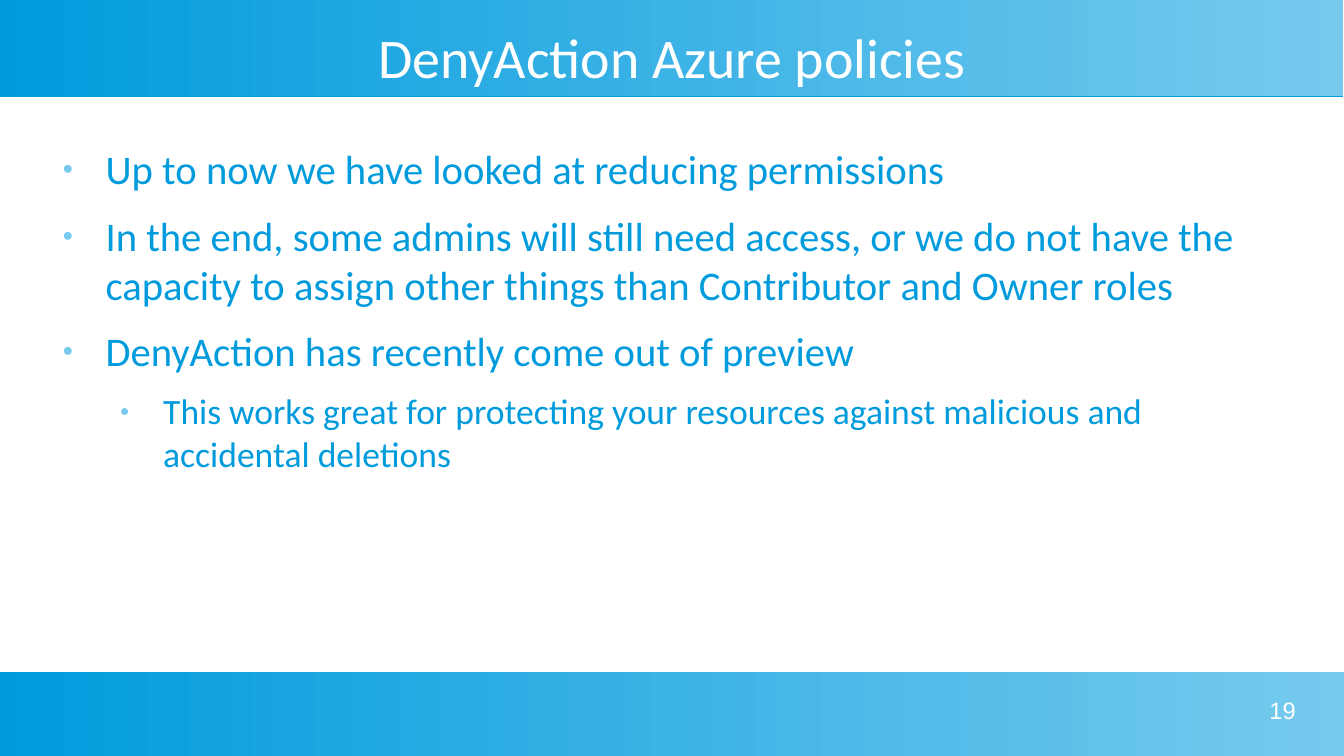
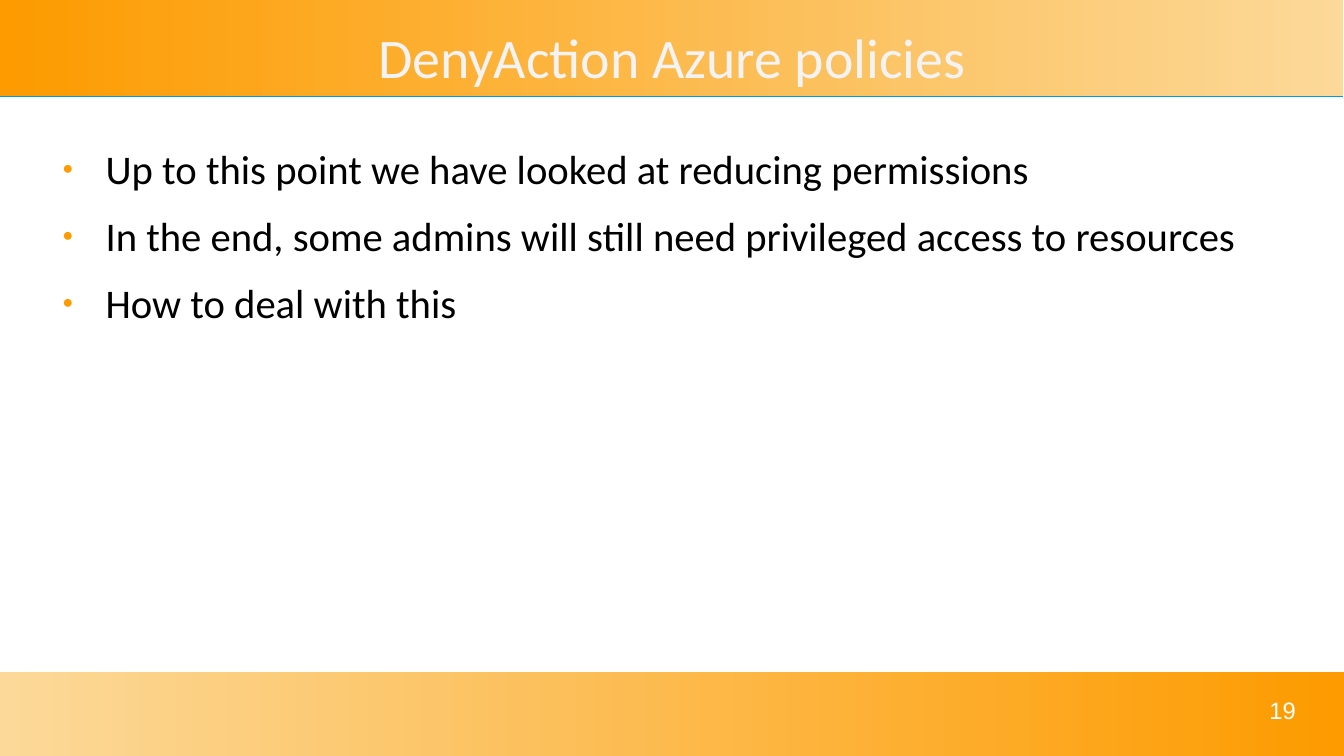
Before and after one commit to solomson/solom.tech, a slide deck: slide 19 of assets/presentations/reducing-azure-risk.odp. Drawn at 1344x756 pixels with LibreOffice and Linux fonts; fonts in the diff are those of the drawing. Boxes give left, top, right and bottom in pixels: in the first picture for what was removed or moved away, otherwise in the second. Text is boxed around its words. In the diff, an @@ line names an element or a change of style, - is before the commit and + after.

```diff
--- a/assets/presentations/reducing-azure-risk.odp
+++ b/assets/presentations/reducing-azure-risk.odp
@@ rectangle at [0, 0, 1344, 96]: fill gradient #77CAEE to #75C9EE to #73C9ED to #71C8ED to #6FC7ED to #6EC6ED to gradient #FCD999 to #FD9B00 @@
@@ title "DenyAction Azure policies" at [378, 39, 965, 87]: text colour #FFFFFF to #F3F3F3 @@
@@ text at [106, 155, 1235, 319]: text changed; text colour #009BDD to #000000 @@
-● Up to now we have looked at reducing permissions
-● In the end, some admins will still need access, or we do not have the capacity to assign other things than Contributor and Owner roles
-● DenyAction has recently come out of preview
-  ● This works great for protecting your resources against malicious and accidental deletions
+● Up to this point we have looked at reducing permissions
+● In the end, some admins will still need privileged access to resources
+● How to deal with this
@@ rectangle at [0, 672, 1344, 756]: fill gradient #77CAEE to #75C9EE to #73C9ED to #71C8ED to #6FC7ED to #6EC6ED to gradient #FD9B00 to #FCD999 @@
```
Also in this commit, not shown: 22 other slides changed, 1 slide added, 3 other files.
